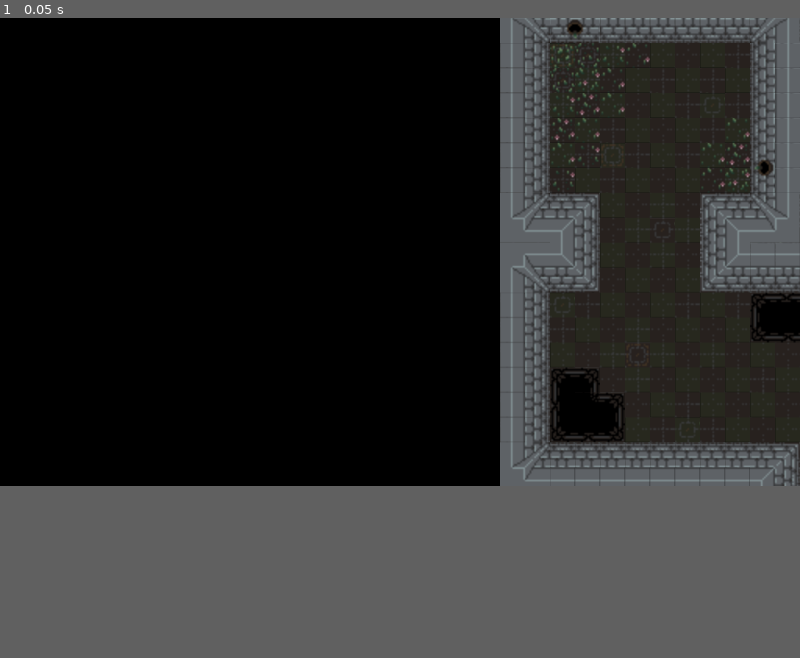
Above: before the commit, frame 1.
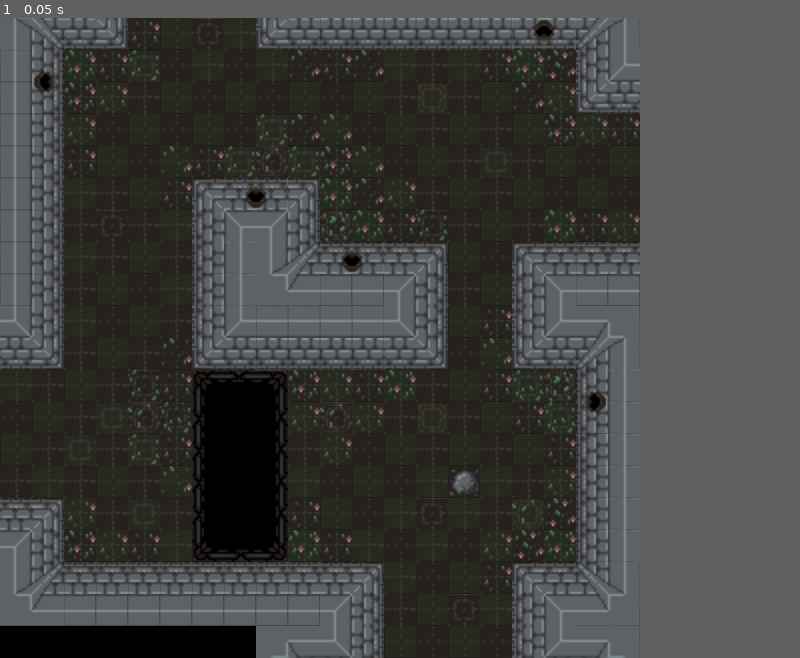
Above: after the commit, the same moment.

Repository: juunishimaster/wild-jam-9
Game: Godot game, scene res://object/Floor.tscn
Two runs of this game, one before a commit and one after it. Both use one fixed random seed, a clock stepped at 60 frames per second and the inputs below. Before the commit the project has no main scene; this scene is started directly in both runs.
Inputs:
- Up to frame 1 (0.05 s): no input
In our replay, the window is 800x468 before the commit and 640x640 after it. These sizes can differ from the game's own. Grey fills any space a smaller window leaves; there, only what the larger window draws over its background counts as a difference.

The runs differ from the first frame. In frame 1, 73% of the frame differs, in the area x 0-100%, y 0-100%.

Commit message:
player and floor integrated

Diff:
--- /dev/null
+++ b/Game.tscn
@@ -0,0 +1,14 @@
+[gd_scene load_steps=3 format=2]
+
+[ext_resource path="res://object/Floor.tscn" type="PackedScene" id=1]
+[ext_resource path="res://object/Player.tscn" type="PackedScene" id=2]
+
+[node name="Node2D" type="Node2D"]
+
+[node name="Node2D" parent="." instance=ExtResource( 1 )]
+
+[node name="Player" parent="." instance=ExtResource( 2 )]
+position = Vector2( 192, 192 )
+
+[node name="Camera2D" type="Camera2D" parent="Player"]
+current = true
--- a/object/Floor.gd
+++ b/object/Floor.gd
@@ -8,6 +8,7 @@
 
 const TILE_WIDTH = 320
 const SCALE = 2
+const OFFSET = -TILE_WIDTH*SCALE
 
 var single_door_maps = ['res://object/Tiles/E00000001.tscn',
 			'res://object/Tiles/E00000010.tscn',
@@ -28,13 +29,12 @@
 func _ready():
 	randomize()
 	var middel_tile_index = int(rand_range(0,4))
-	print(middel_tile_index)
-	middel_tile_index = 0;
+
 	middel_tile = load(muilti_door_maps[middel_tile_index]).instance();
+
 
 	if(middel_tile_index == 0):
 		top_tile = load(single_door_maps[1]).instance();
-		# left_tile = load(single_door_maps[2]).instance();
 		buttom_tile = load(single_door_maps[4]).instance();
 		right_tile = load(single_door_maps[3]).instance();
 		pass
@@ -51,35 +51,34 @@
 		right_tile = load(single_door_maps[2]).instance();
 		pass
 	else:
-		# top_tile = load(single_door_maps[0]).instance();
 		left_tile = load(single_door_maps[6]).instance();
 		buttom_tile = load(single_door_maps[5]).instance();
-		right_tile = load(single_door_maps[2]).instance();
+		top_tile = load(single_door_maps[0]).instance();
 		pass
 
 	add_child(middel_tile)
-	middel_tile.position = Vector2(TILE_WIDTH*SCALE,TILE_WIDTH*SCALE);
+	middel_tile.position = Vector2(TILE_WIDTH*SCALE + OFFSET,TILE_WIDTH*SCALE + OFFSET);
 	middel_tile.scale = Vector2(SCALE,SCALE)
 
 	if(top_tile):
 		add_child(top_tile)
-		top_tile.position = Vector2(TILE_WIDTH*SCALE,0);
+		top_tile.position = Vector2(TILE_WIDTH*SCALE + OFFSET, OFFSET);
 		top_tile.scale = Vector2(SCALE,SCALE)
 
 	if(buttom_tile):
 		add_child(buttom_tile)
-		buttom_tile.position = Vector2(TILE_WIDTH*SCALE,2*TILE_WIDTH*SCALE);
+		buttom_tile.position = Vector2(TILE_WIDTH*SCALE + OFFSET,2*TILE_WIDTH*SCALE + OFFSET);
 		buttom_tile.scale = Vector2(SCALE,SCALE)
 
 
 	if(left_tile):
 		add_child(left_tile)
-		left_tile.position = Vector2(2*TILE_WIDTH*SCALE,TILE_WIDTH*SCALE);
+		left_tile.position = Vector2(2*TILE_WIDTH*SCALE + OFFSET,TILE_WIDTH*SCALE + OFFSET);
 		left_tile.scale = Vector2(SCALE,SCALE)
 
 	if(right_tile):
 		add_child(right_tile)
-		right_tile.position = Vector2(0,TILE_WIDTH*SCALE);
+		right_tile.position = Vector2(OFFSET, TILE_WIDTH*SCALE + OFFSET);
 		right_tile.scale = Vector2(SCALE,SCALE)
 
 
--- a/object/Player.gd
+++ b/object/Player.gd
@@ -1,4 +1,4 @@
-extends Area2D
+extends KinematicBody2D
 
 # Declare member variables here. Examples:
 # var a = 2
@@ -6,7 +6,7 @@
 
 # Movement variables
 var speed = 256
-var tile_size = 64
+var tile_size = 32
 
 var last_pos = Vector2()
 var target_pos = Vector2()
@@ -26,7 +26,7 @@
 # Called when the node enters the scene tree for the first time.
 func _ready():
 	# Movement preparation
-	position = position.snapped(Vector2(tile_size, tile_size))
+	position = Vector2(176, 176)
 	last_pos = position
 	target_pos = position
 
@@ -36,9 +36,18 @@
 		btn.connect("action_signal", self, "_on_ActionButton_action_signal")
 
 # Called every frame. 'delta' is the elapsed time since the previous frame.
-func _process(delta):
+func  _physics_process(delta):
 	# Movement
-	position += speed * move_dir * delta
+	#position += speed * move_dir * delta
+
+	var vel = move_and_slide(speed * move_dir)
+
+	if(vel.length() == 0):
+		if(position.distance_to(last_pos) > position.distance_to(target_pos)):
+			position = target_pos
+		else:
+			position = last_pos
+			target_pos = last_pos
 
 	if position.distance_to(last_pos) >= tile_size:
 		position = target_pos
--- a/object/Player.tscn
+++ b/object/Player.tscn
@@ -3,14 +3,15 @@
 [ext_resource path="res://object/Player.gd" type="Script" id=1]
 [ext_resource path="res://icon.png" type="Texture" id=2]
 
-[sub_resource type="CircleShape2D" id=1]
-radius = 33.777
+[sub_resource type="RectangleShape2D" id=1]
+extents = Vector2( 14, 14 )
 
-[node name="Player" type="Area2D"]
+[node name="Player" type="KinematicBody2D"]
 position = Vector2( 64, 64 )
 script = ExtResource( 1 )
 
 [node name="Sprite" type="Sprite" parent="."]
+scale = Vector2( 0.5, 0.5 )
 texture = ExtResource( 2 )
 
 [node name="CollisionShape2D" type="CollisionShape2D" parent="."]
--- a/project.godot
+++ b/project.godot
@@ -16,7 +16,14 @@
 [application]
 
 config/name="Godot Wild Jam 9"
+run/main_scene="res://Game.tscn"
 config/icon="res://icon.png"
+
+[display]
+
+window/size/width=640
+window/size/height=640
+window/size/resizable=false
 
 [editor_plugins]
 
